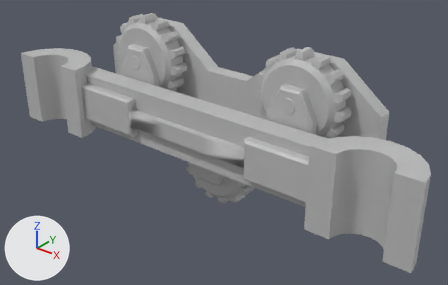
A saved change to the FBX model TruthAboutAda/Assets/Models/MM_GPE_CreepHolder.fbx.
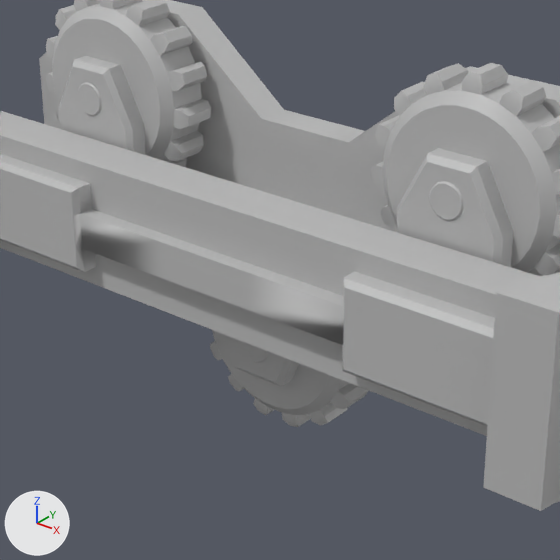
Old and new are each drawn whole from a camera (50 mm lens) standing at (0.01532, -0.00818, 0.0107) and looking at (0.00082, 0.00995, -0.00054) and again close up on the part from 22% to 75% of the width and 7% to 91% of the height. Arrows for +X, +Y and +Z are at lower left; the lights stay in place. Where no turn or scale is listed for an object, it has been applied to the vertices.

In view in the first close-up: 'fePolyGear1', 'fePolyGear2', 'fePolyGear3', 'pCube6', 'pPipe1', 'tooth_fr1', 'tooth_fr2'.
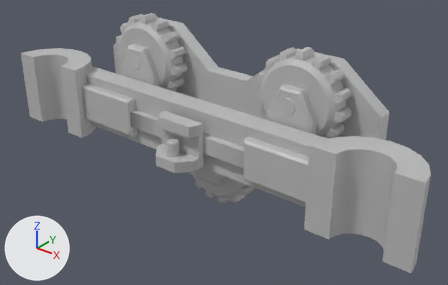
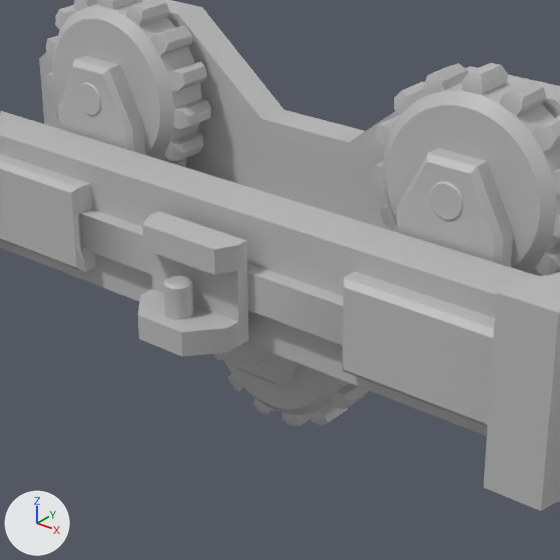
Patch to the scene script:
```diff
--- a/TruthAboutAda/Assets/Models/MM_GPE_CreepHolder.fbx.py
+++ b/TruthAboutAda/Assets/Models/MM_GPE_CreepHolder.fbx.py
@@ me_mesh_008 @@
 # used by ob_pcube6; location = (0.0, 0.00917, 0.0)
-me_mesh_008.from_pydata(...)  # 294 vertices, 294 faces; spans x -0.007..0.007, y -0.00087..0.00267, z -0.00275..0.00346
+me_mesh_008.from_pydata(...)  # 326 vertices, 326 faces; spans x -0.007..0.007, y -0.0019..0.00267, z -0.00275..0.00346
+# me_mesh_008 part 1
+# 1 face is deleted
+# 32 vertices are added at x -0.001..0.001, y -0.0019..-0.00077, z -0.00095..0.00092
+# 33 new faces join them
 me_mesh_008.materials.append(mat_lambert1)
@@ me_mesh_003_1 @@
+me_mesh_003_1.from_pydata(...)  # 62 vertices, 75 faces; spans x -0.000239..0.000245, y -0.000243..0.000243, z -0.000475..0.000475
+me_mesh_003_1.materials.append(mat_lambert1)  # grey #bcbcbc
@@ ob_tooth_fr4 @@
+ob_tooth_fr4 = bpy.data.objects.new('tooth_fr4', me_mesh_003_1)
+ob_tooth_fr4.location = (0.0, 0.00776, -0.00035)
```

Changed parts and their boxes [x1, y1, x2, y2] in the close-ups (560 x 560 px):
'tooth_fr4', added
    after: [163, 276, 193, 320]
part 1 of me_mesh_008, built on
    before: [160, 242, 248, 310]
    after: [138, 211, 249, 357]
